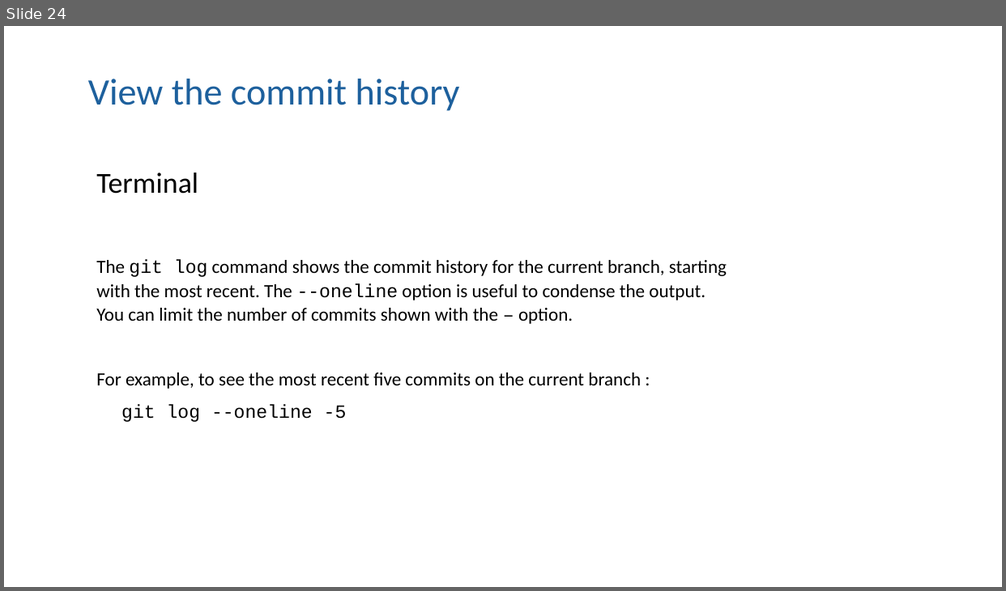
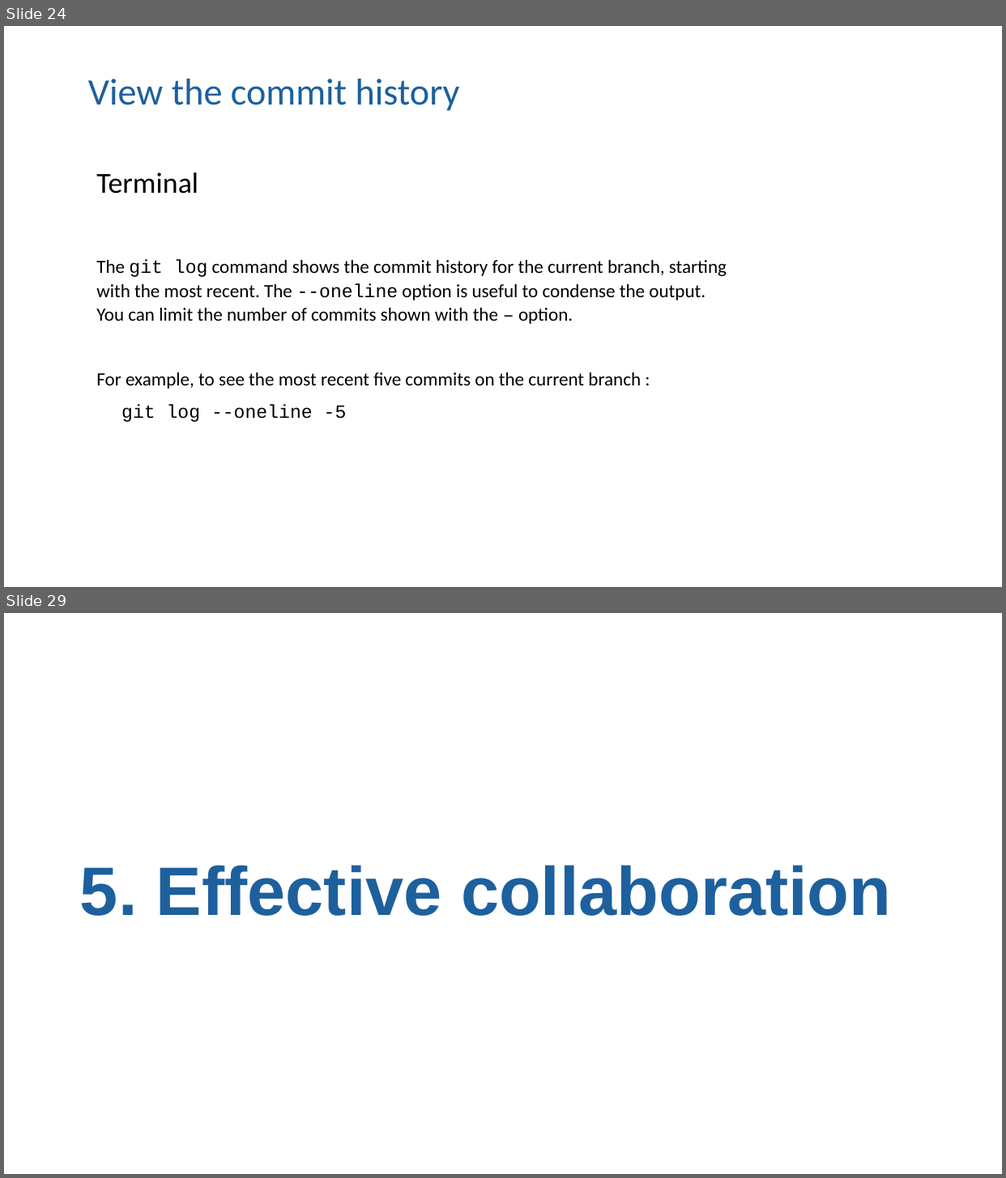
Before and after one commit to moj-analytical-services/intro_to_github_training, a slide deck: GitGitHub slides.pptx. Shown one above the other, each under a label of ours: slide 24 before the commit, slides 24 and 29 after it; the slides between them are not shown. The pictures are 1006x591 and 1006x1178 pixels, drawn with LibreOffice and Linux fonts; fonts in the diff are those of the drawing. Boxes give left, top, right and bottom in pixels: in the first picture for what was removed or moved away, otherwise in the second. Text is boxed around its words. In the diff, an @@ line names an element or a change of style, - is before the commit and + after.

```diff
--- a/GitGitHub slides.pptx
+++ b/GitGitHub slides.pptx
@@ slide 29 added at (x1=4, y1=613, x2=1002, y2=1174), background #FFFFFF @@
@@ title added at (x1=80, y1=865, x2=891, y2=916), 66 pt, text #1D609D, bold @@
+5. Effective collaboration
```
Also in this commit, not shown: 2 slides changed, 7 other slides added.
